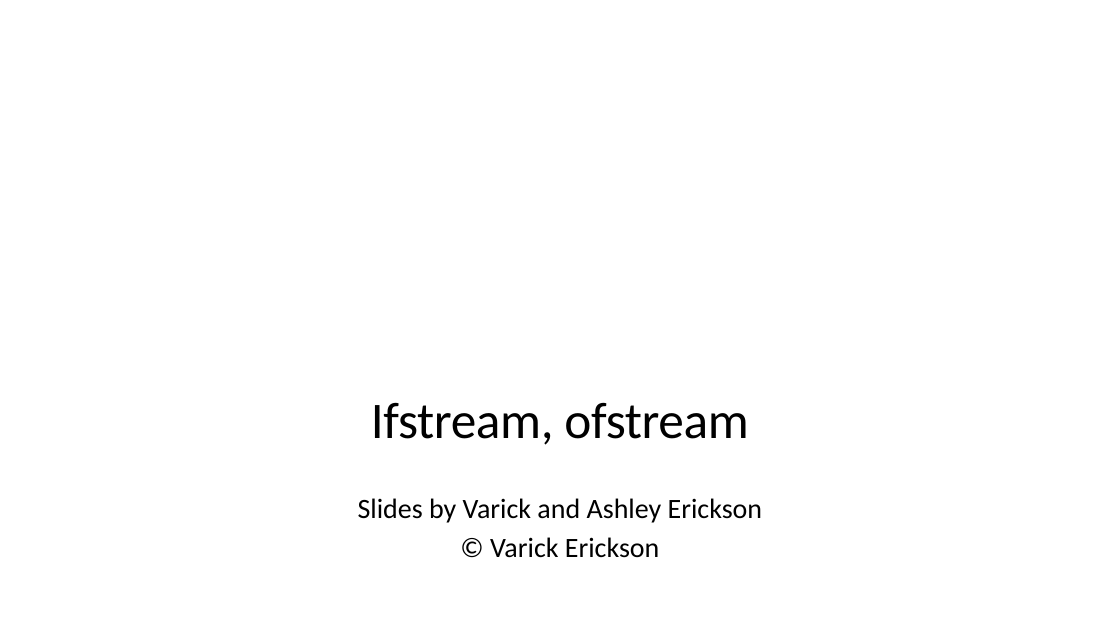
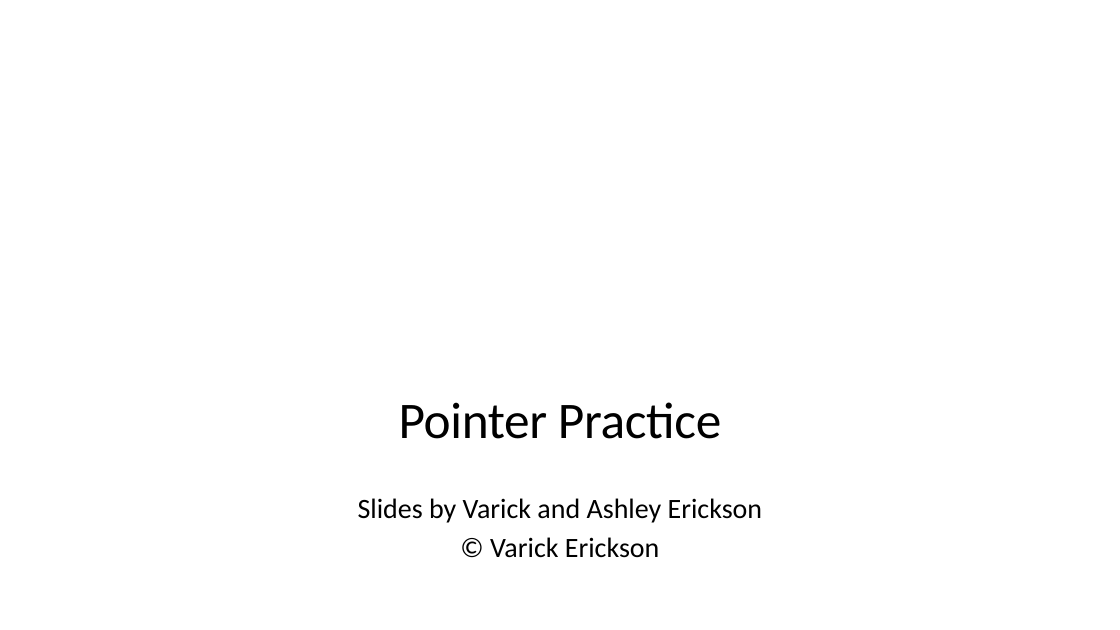
Before and after one commit to JimmyKePeng/Bootcamp-Repository, a slide deck: slide 1 of - Slides/CS301_Bootcamp_Pointers.pptx. Drawn at 1120x630 pixels with LibreOffice and Linux fonts; fonts in the diff are those of the drawing; background and template pictures are left out. Boxes give left, top, right and bottom in pixels: in the first picture for what was removed or moved away, otherwise in the second. Text is boxed around its words. In the diff, an @@ line names an element or a change of style, - is before the commit and + after.

Commit message:
Updated handouts for classes and pointers

```diff
--- a/- Slides/CS301_Bootcamp_Pointers.pptx
+++ b/- Slides/CS301_Bootcamp_Pointers.pptx
@@ title at <box>399,402,721,439</box>: text changed @@
-Ifstream, ofstream
+Pointer Practice
```
Also in this commit, not shown: 1 other slide changed, 2 other files.
